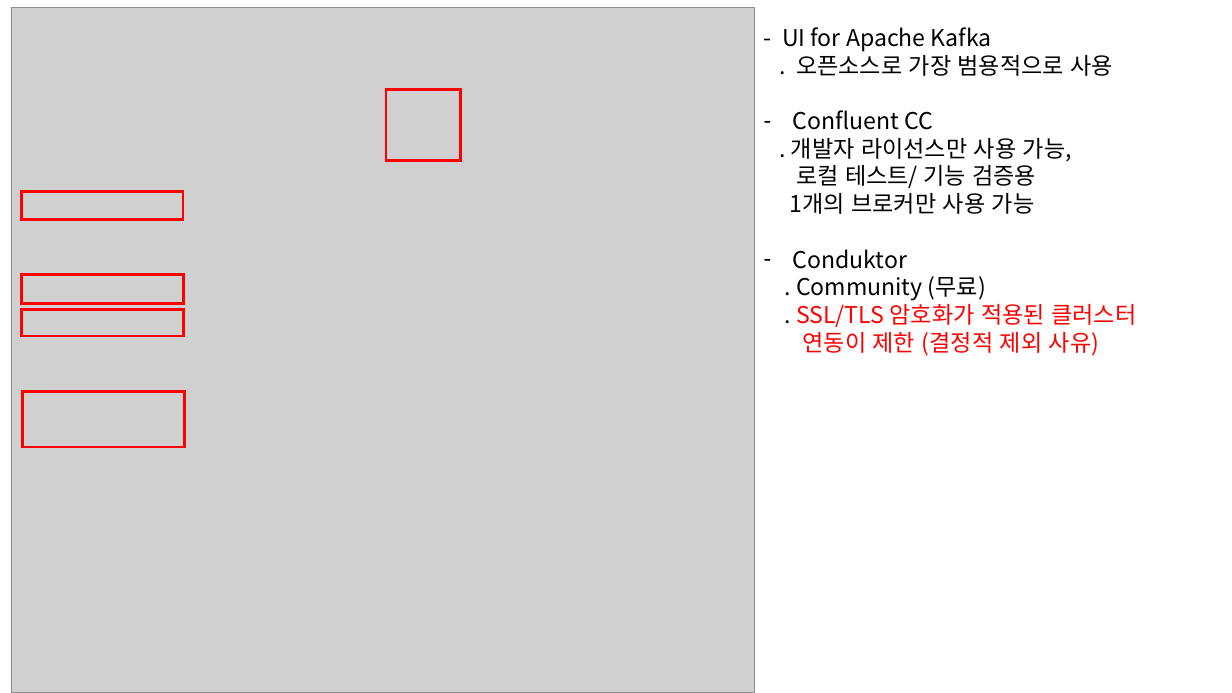
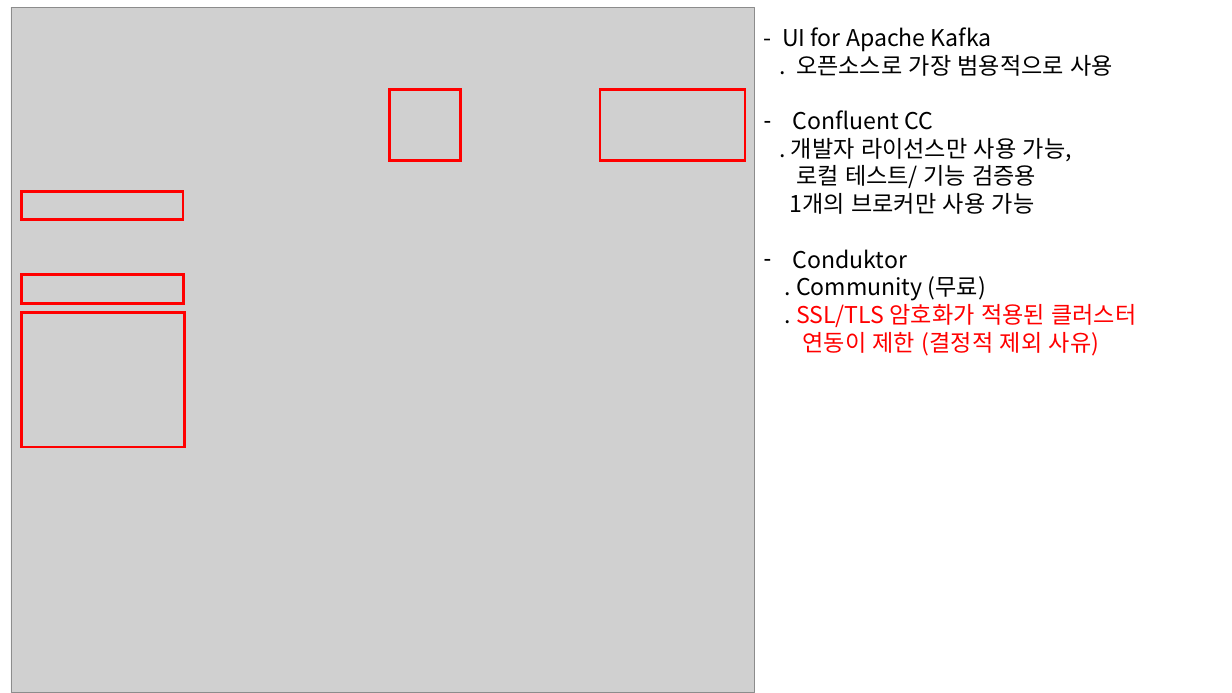
Before and after one commit to stkim7/silo, a slide deck: slide 1 of kafka ui 비교 검토.pptx. Drawn at 1232x693 pixels with LibreOffice and Linux fonts; fonts in the diff are those of the drawing; grey boxes stand for pictures. Boxes give left, top, right and bottom in pixels: in the first picture for what was removed or moved away, otherwise in the second. Text is boxed around its words. In the diff, an @@ line names an element or a change of style, - is before the commit and + after.

```diff
--- a/kafka ui 비교 검토.pptx
+++ b/kafka ui 비교 검토.pptx
@@ rectangle: place and size @@
-rectangle at box(386, 90, 460, 161)
+rectangle at box(390, 90, 461, 161)
@@ rectangle added at box(600, 90, 745, 161), outline #FF0000 2 pt @@
@@ rectangle: place and size @@
-rectangle at box(22, 391, 184, 446)
+rectangle at box(21, 312, 184, 446)
@@ rectangle removed at box(21, 310, 183, 336) @@
```
